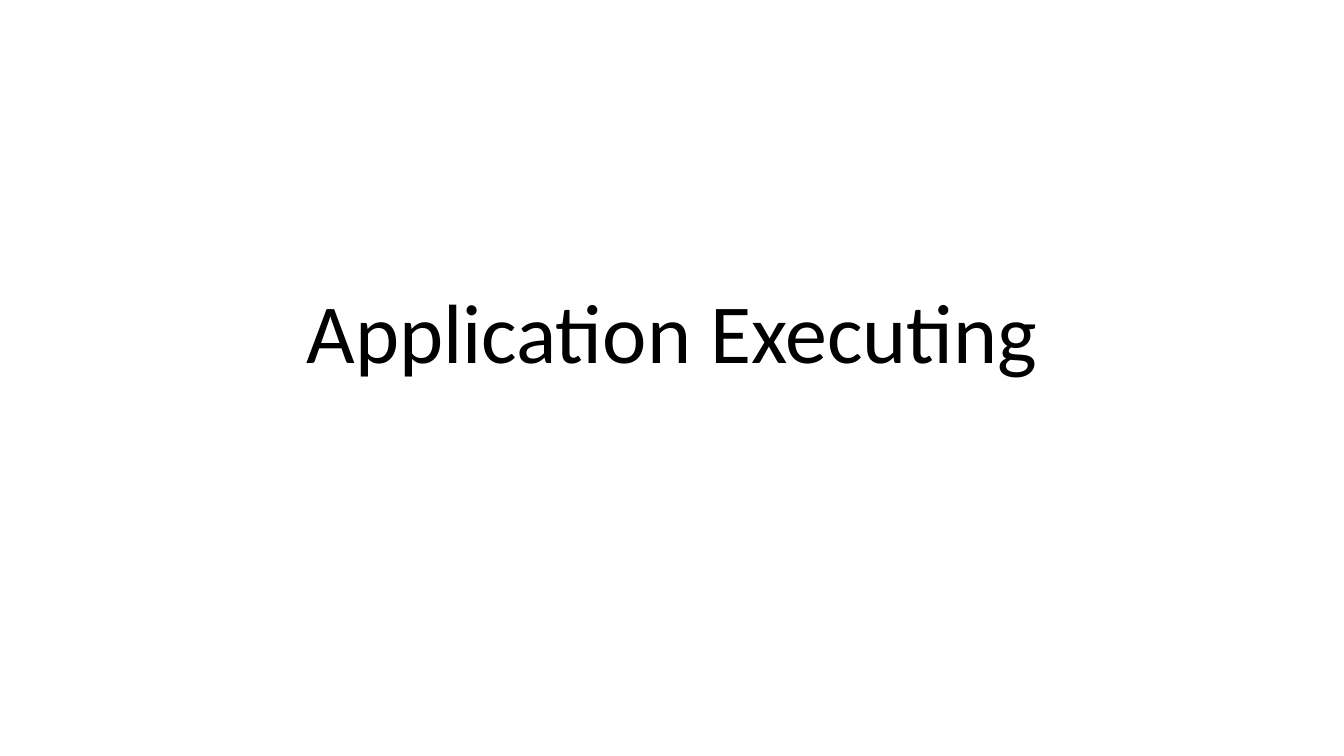
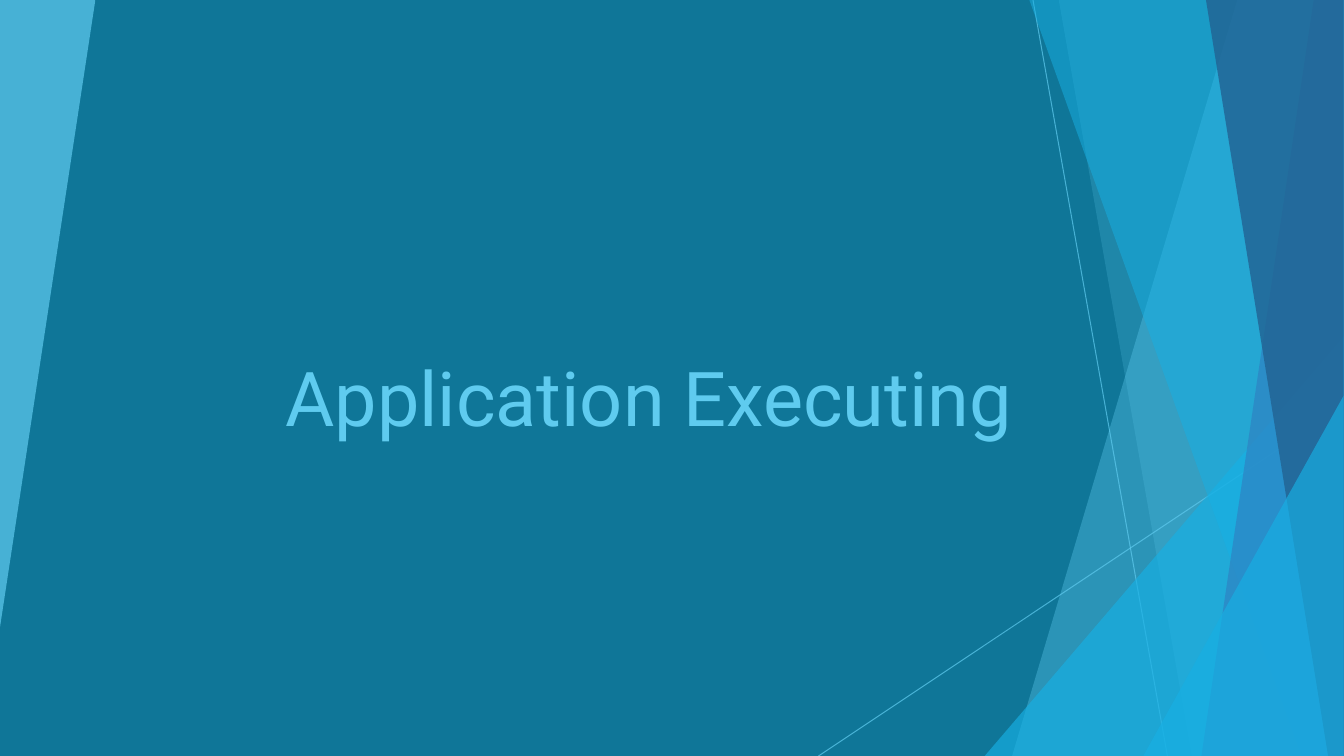
Before and after one commit to LukaWG/COMP1004, a slide deck: slide 1 of Documents/Presentation.pptx. Drawn at 1344x756 pixels with LibreOffice and Linux fonts; fonts in the diff are those of the drawing. Boxes give left, top, right and bottom in pixels: in the first picture for what was removed or moved away, otherwise in the second. Text is boxed around its words. In the diff, an @@ line names an element or a change of style, - is before the commit and + after.

```diff
--- a/Documents/Presentation.pptx
+++ b/Documents/Presentation.pptx
@@ background #FFFFFF to #0F7698 @@
@@ title "Application Executing": place and size @@
-title "Application Executing" at bbox=[306, 304, 1037, 378]
+title "Application Executing" at bbox=[285, 369, 1012, 442]
@@ title "Application Executing" at bbox=[285, 369, 1012, 442]: size 60 to 54 pt, font Calibri to Roboto, text colour #000000 to #5FCBEF; alignment centre to right; line spacing 0.9 to 1 @@
@@ group added at bbox=[0, 0, 1344, 756]: 6 freeform shapes, 2 lines, 2 triangles @@
```
Also in this commit, not shown: 7 other slides changed, 1 slide added.
